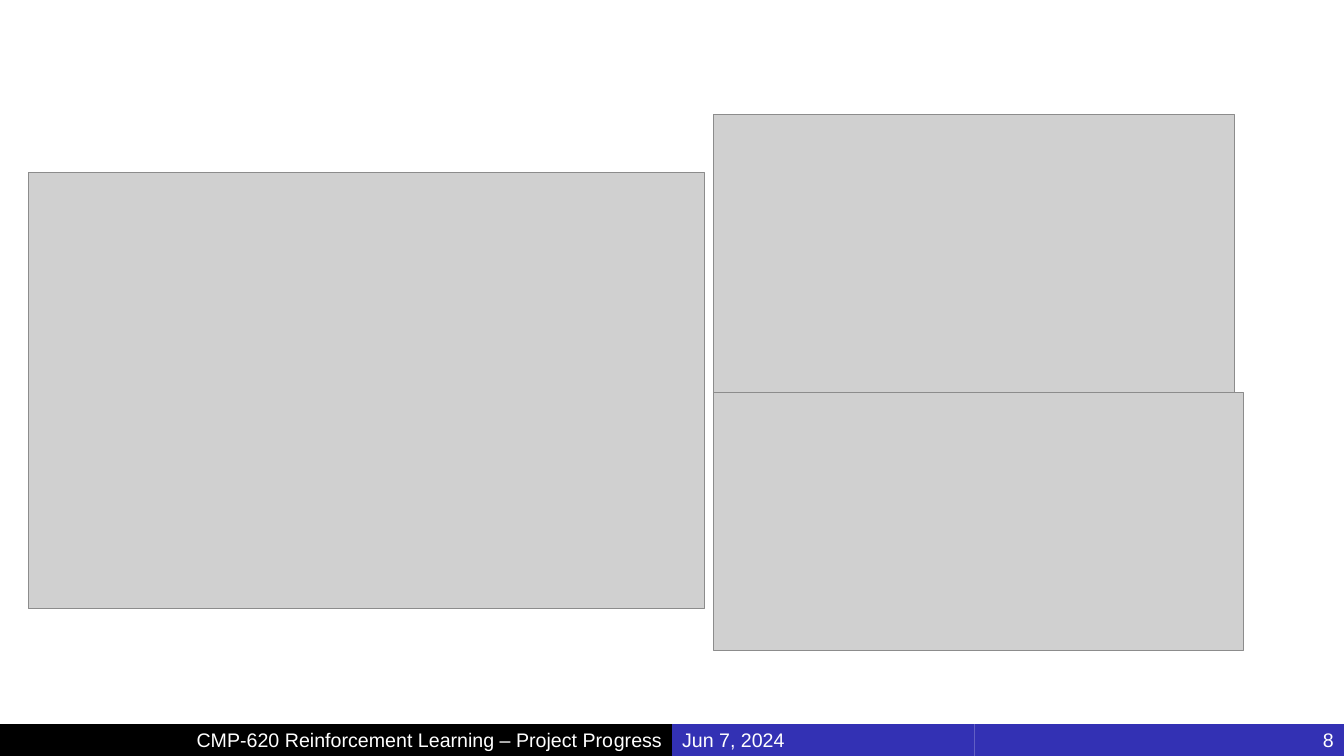
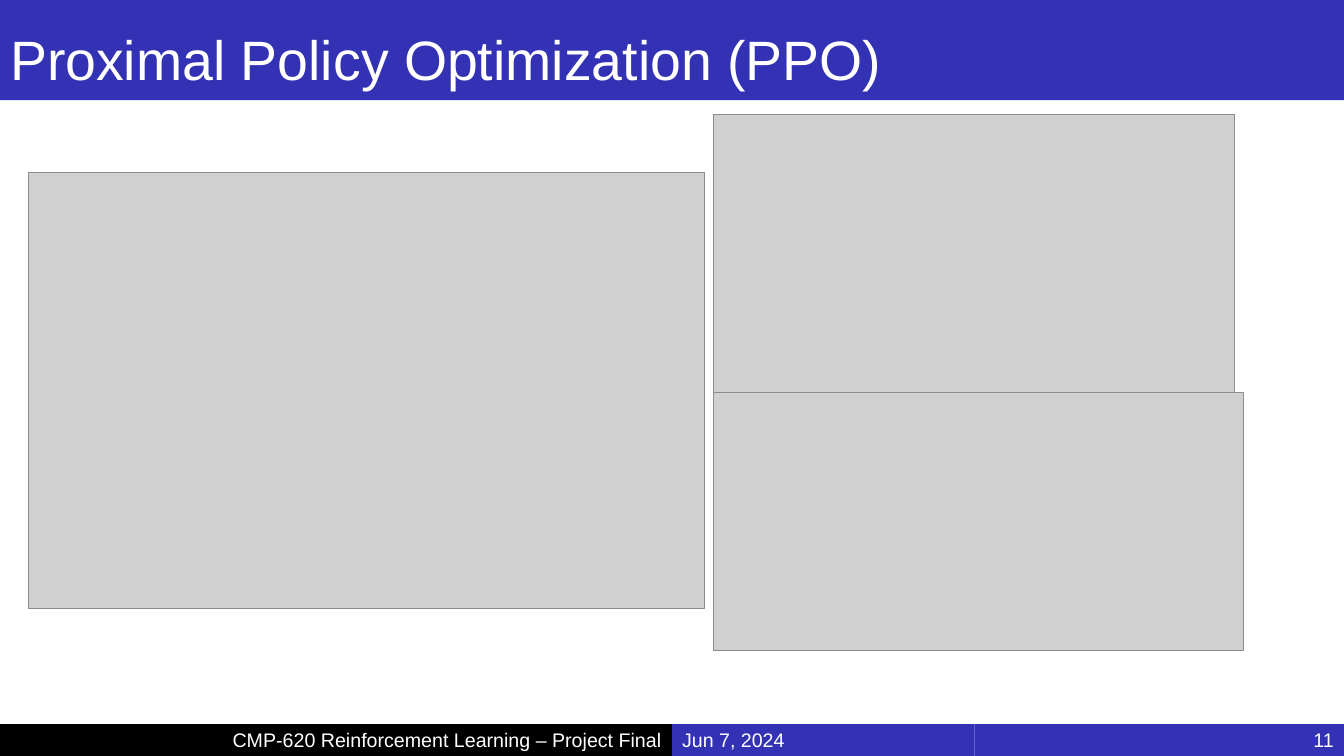
Before and after one commit to MucahidRidvanKaplan/ParrotQuadcopterRL, a slide deck: slide 11 of Presentations/Project_Final.pptx (slide 8 before the commit). Drawn at 1344x756 pixels with LibreOffice and Linux fonts; fonts in the diff are those of the drawing; grey boxes stand for pictures; background and template pictures are left out. Boxes give left, top, right and bottom in pixels: in the first picture for what was removed or moved away, otherwise in the second. Text is boxed around its words. In the diff, an @@ line names an element or a change of style, - is before the commit and + after.

```diff
--- a/Presentations/Project_Final.pptx
+++ b/Presentations/Project_Final.pptx
@@ title added at [0, 0, 1344, 100], fill #3331B4, 39.6 pt, text #FFFFFF @@
+Proximal Policy Optimization (PPO)
@@ text in rectangle at [233, 732, 662, 751]: text changed @@
-CMP-620 Reinforcement Learning – Project Progress
+CMP-620 Reinforcement Learning – Project Final
@@ page number at [1313, 733, 1333, 747]: text changed @@
-8
+11
```
Also in this commit, not shown: 20 other slides changed, 8 slides added.
